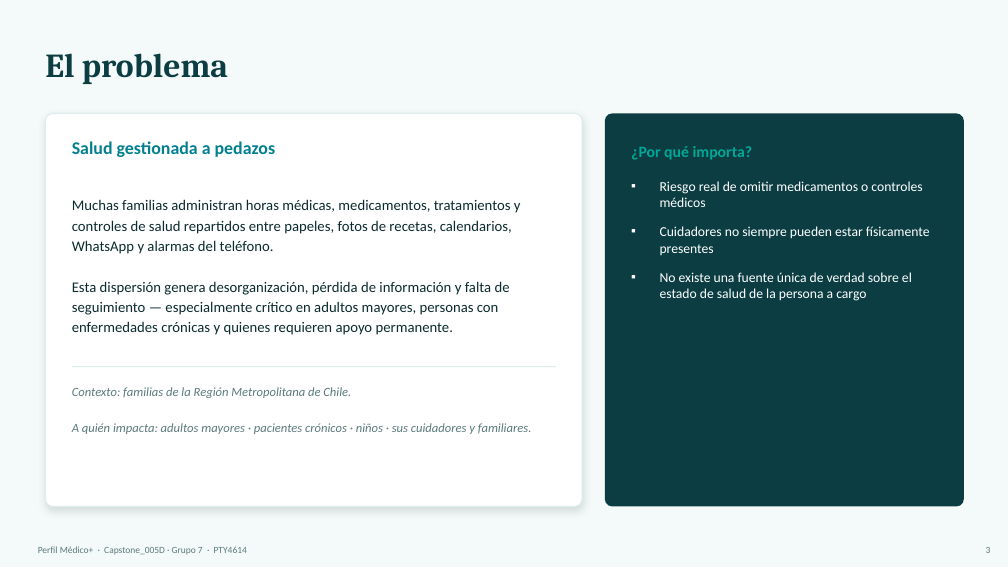
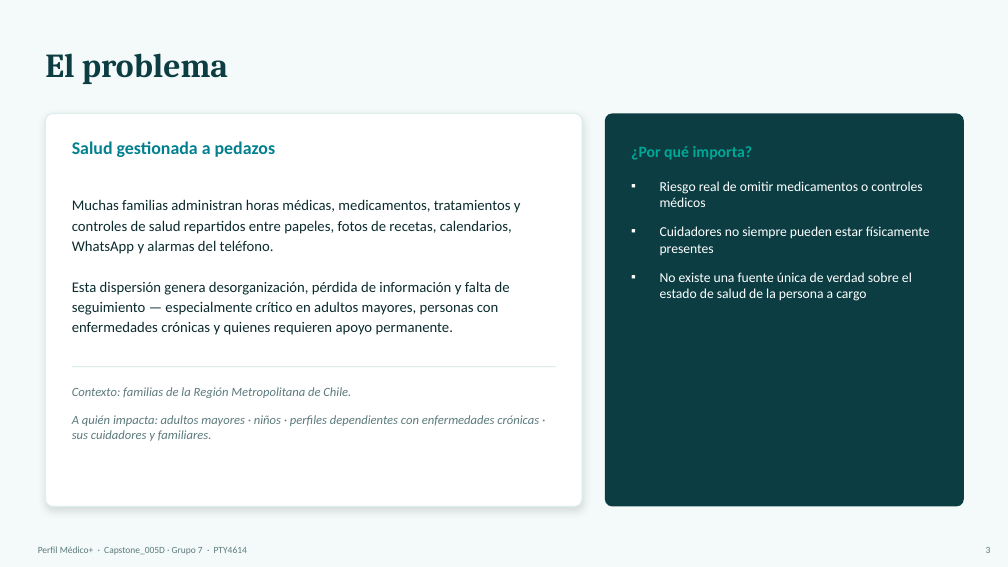
Before and after one commit to Bvnjvmin/Perfil-Medico-, a slide deck: slide 3 of Fase 1/Evidencias Grupales/PerfilMedico_ExposicionFase1.pptx. Drawn at 1008x567 pixels with LibreOffice and Linux fonts; fonts in the diff are those of the drawing. Boxes give left, top, right and bottom in pixels: in the first picture for what was removed or moved away, otherwise in the second. Text is boxed around its words. In the diff, an @@ line names an element or a change of style, - is before the commit and + after.

```diff
--- a/Fase 1/Evidencias Grupales/PerfilMedico_ExposicionFase1.pptx
+++ b/Fase 1/Evidencias Grupales/PerfilMedico_ExposicionFase1.pptx
@@ text at (72,415,539,441): text changed @@
-A quién impacta: adultos mayores · pacientes crónicos · niños · sus cuidadores y familiares.
+A quién impacta: adultos mayores · niños · perfiles dependientes con enfermedades crónicas · sus cuidadores y familiares.
```
Also in this commit, not shown: 5 other slides changed, 3 slides added, 1 slide removed, 2 other files.
